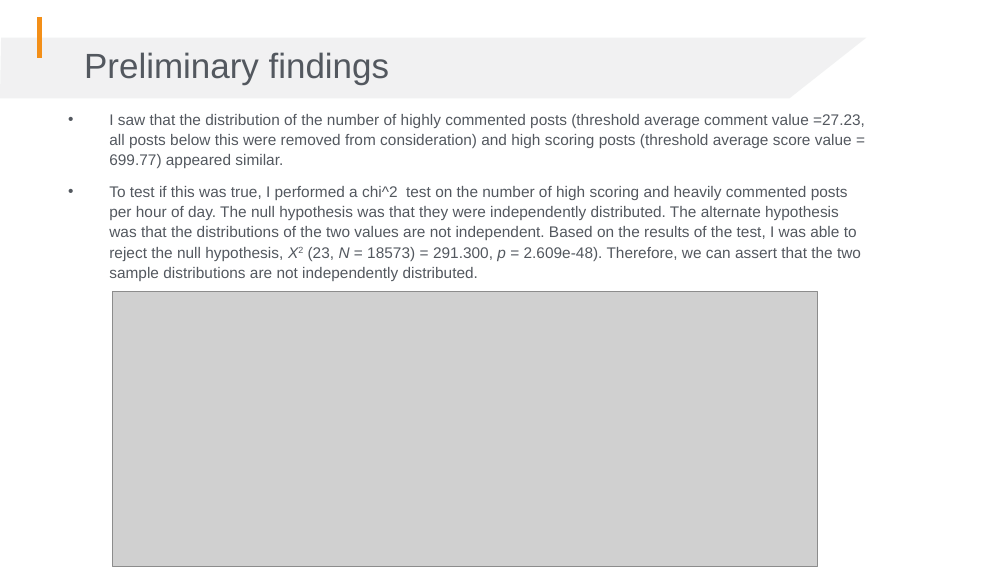
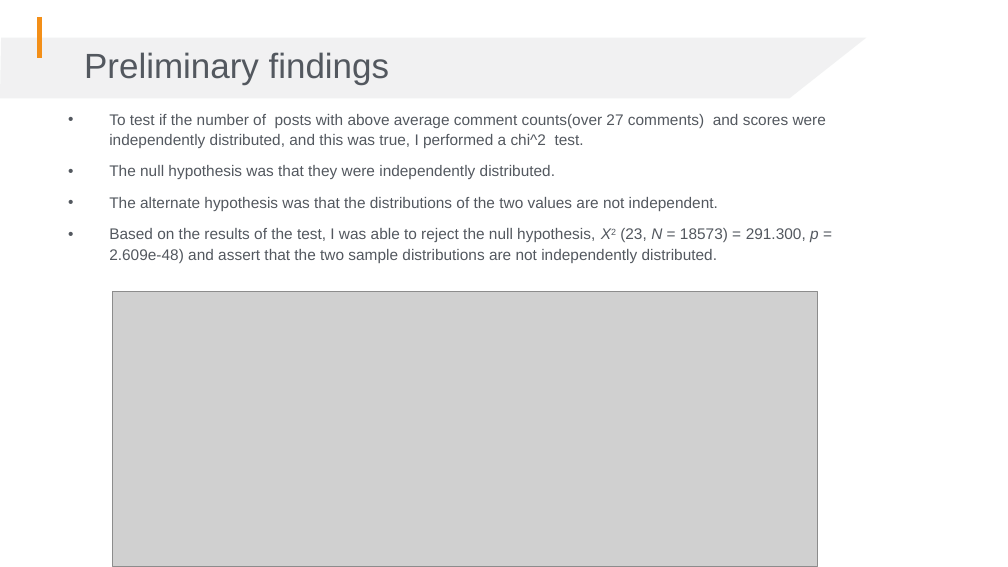
Before and after one commit to Jameshskelton/Simple-Reddit-Scraper, a slide deck: slide 5 of G103-capstone-1-pres-draft-1.pptx. Drawn at 1008x567 pixels with LibreOffice and Linux fonts; fonts in the diff are those of the drawing; grey boxes stand for pictures; background and template pictures are left out. Boxes give left, top, right and bottom in pixels: in the first picture for what was removed or moved away, otherwise in the second. Text is boxed around its words. In the diff, an @@ line names an element or a change of style, - is before the commit and + after.

Commit message:
edits to final presentation and EDA doc

```diff
--- a/G103-capstone-1-pres-draft-1.pptx
+++ b/G103-capstone-1-pres-draft-1.pptx
@@ text at [109, 114, 826, 263]: text changed @@
-• I saw that the distribution of the number of highly commented posts (threshold average comment value =27.23, all posts below this were removed from consideration) and high scoring posts (threshold average score value = 699.77) appeared similar.
-• To test if this was true, I performed a chi^2 test on the number of high scoring and heavily commented posts per hour of day. The null hypothesis was that they were independently distributed. The alternate hypothesis was that the distributions of the two values are not independent. Based on the results of the test, I was able to reject the null hypothesis, X2 (23, N = 18573) = 291.300, p = 2.609e-48). Therefore, we can assert that the two sample distributions are not independently distributed.
+• To test if the number of posts with above average comment counts(over 27 comments) and scores were independently distributed, and this was true, I performed a chi^2 test.
+• The null hypothesis was that they were independently distributed.
+• The alternate hypothesis was that the distributions of the two values are not independent.
+• Based on the results of the test, I was able to reject the null hypothesis, X2 (23, N = 18573) = 291.300, p = 2.609e-48) and assert that the two sample distributions are not independently distributed.
```
Also in this commit, not shown: 5 other slides changed, 1 slide added, 1 other file.
